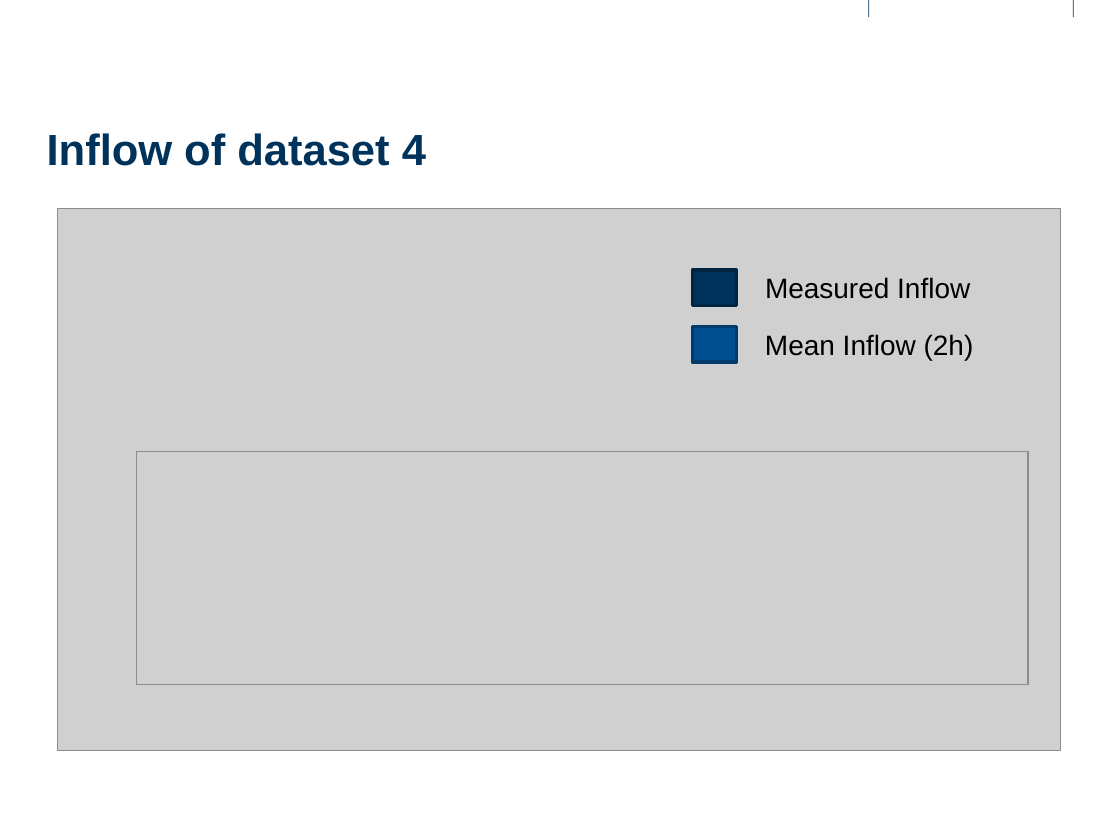
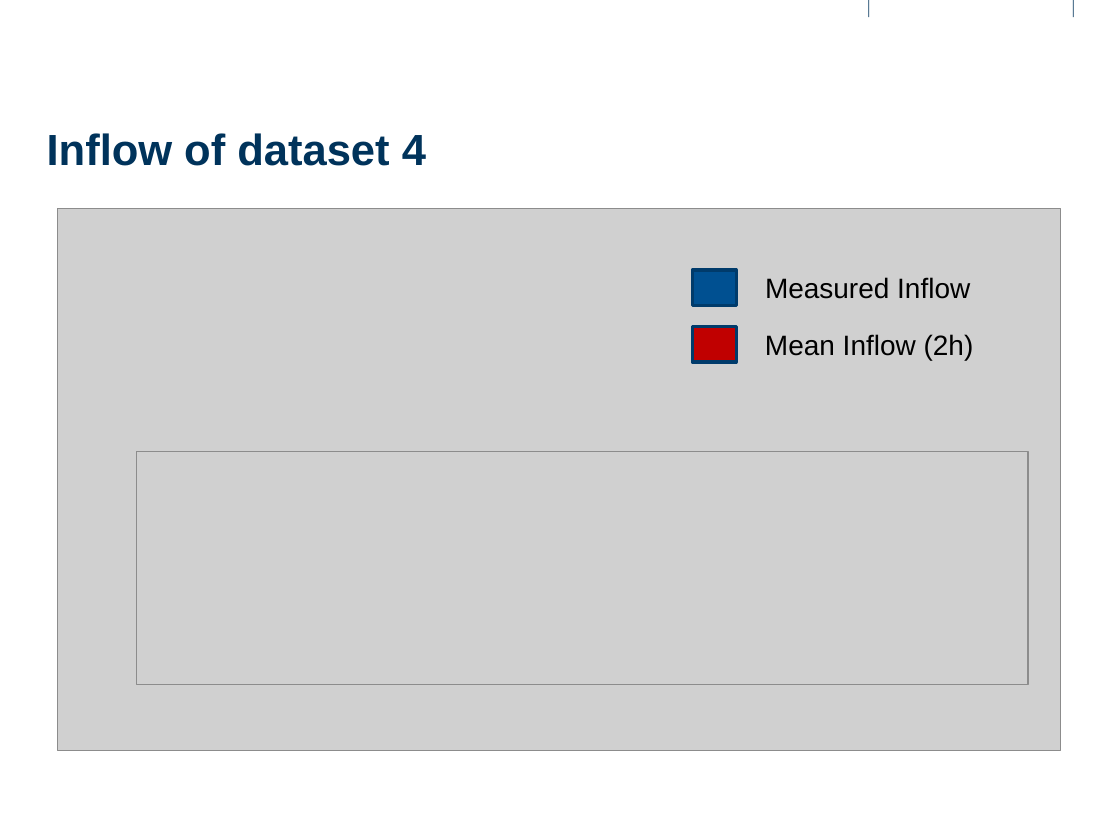
Before and after one commit to ehayoz/Gotthard-Traffic-Jam, a slide deck: slide 16 of presentation/Presentation.pptx (slide 15 before the commit). Drawn at 1120x840 pixels with LibreOffice and Linux fonts; fonts in the diff are those of the drawing; grey boxes stand for pictures; background and template pictures are left out. Boxes give left, top, right and bottom in pixels: in the first picture for what was removed or moved away, otherwise in the second. Text is boxed around its words. In the diff, an @@ line names an element or a change of style, - is before the commit and + after.

Commit message:
Presentation

```diff
--- a/presentation/Presentation.pptx
+++ b/presentation/Presentation.pptx
@@ rectangle at (x1=692, y1=270, x2=736, y2=305): fill #00335B to #005091; outline #002643 2 pt to #003B6B 2 pt @@
@@ rectangle at (x1=692, y1=327, x2=736, y2=362): fill #005091 to #C00000 @@
```
Also in this commit, not shown: 2 slides added, 7 other files.
